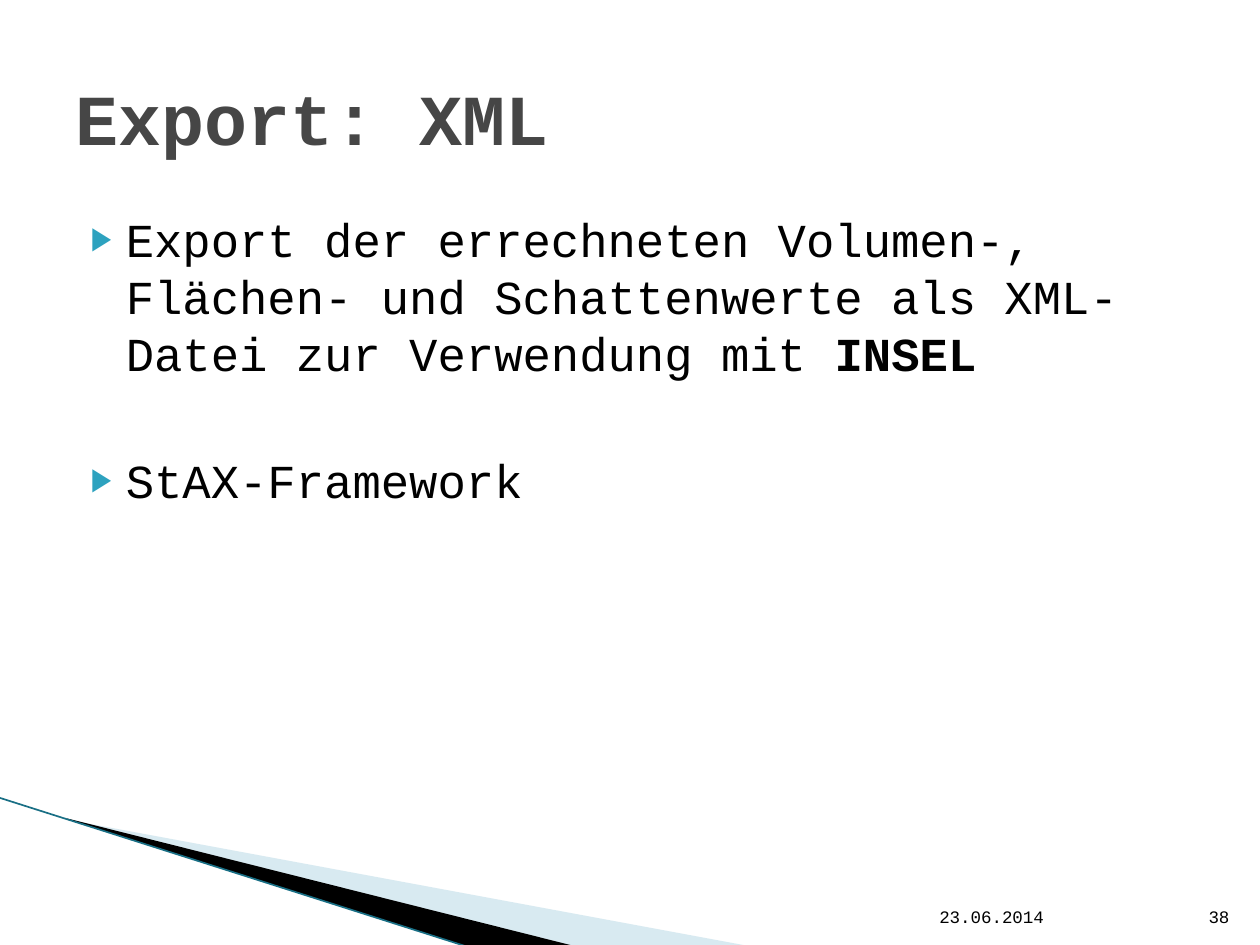
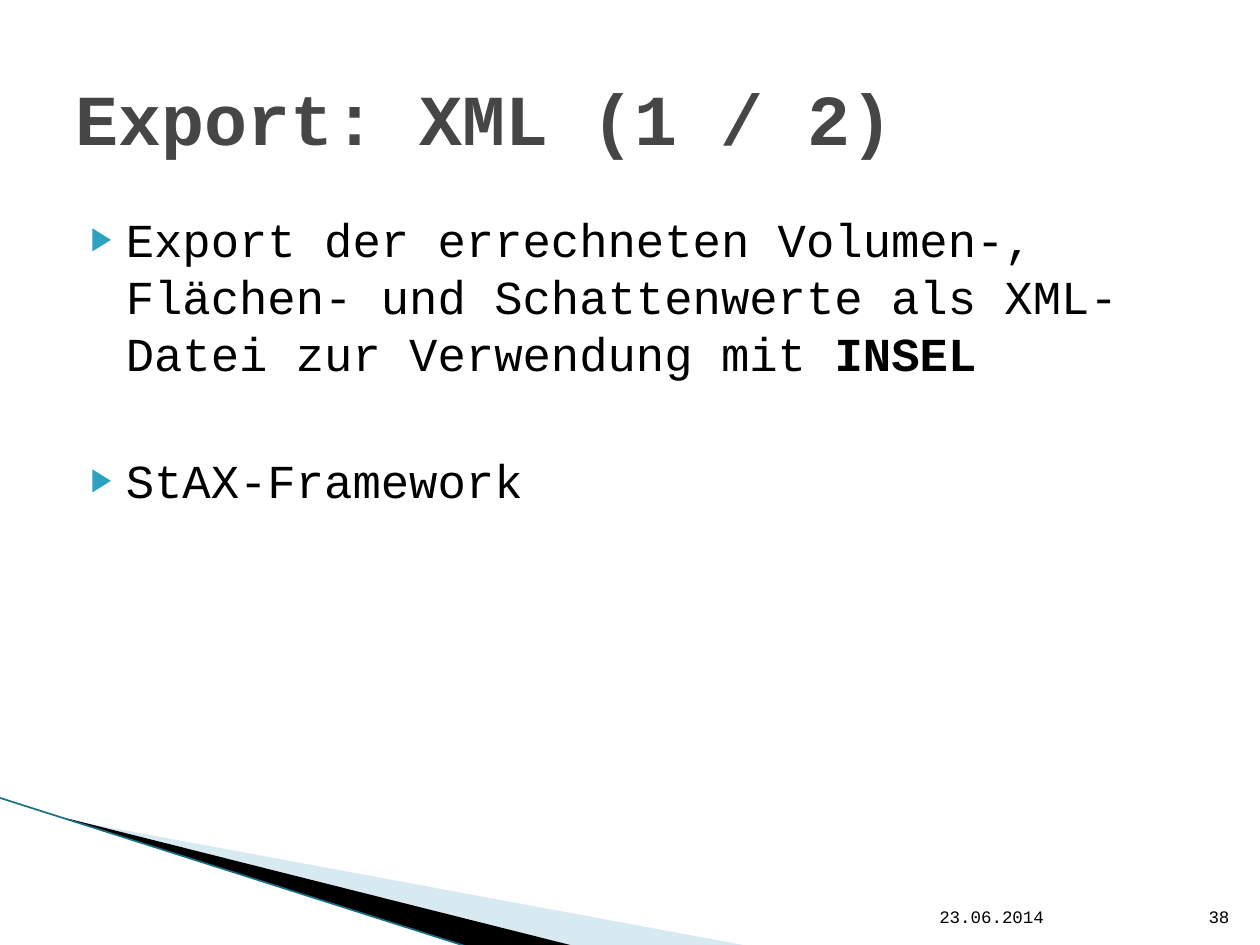
Before and after one commit to hft-swp/stuff, a slide deck: slide 38 of doku/präsentation nicht komplett/vCity-Präsentation.pptx. Drawn at 1260x945 pixels with LibreOffice and Linux fonts; fonts in the diff are those of the drawing; background and template pictures are left out. Boxes give left, top, right and bottom in pixels: in the first picture for what was removed or moved away, otherwise in the second. Text is boxed around its words. In the diff, an @@ line names an element or a change of style, - is before the commit and + after.

```diff
--- a/doku/präsentation nicht komplett/vCity-Präsentation.pptx
+++ b/doku/präsentation nicht komplett/vCity-Präsentation.pptx
@@ title at (75,94,893,160): text changed @@
-Export: XML
+Export: XML (1 / 2)
```
Also in this commit, not shown: 1 other slide changed, 1 slide added.
